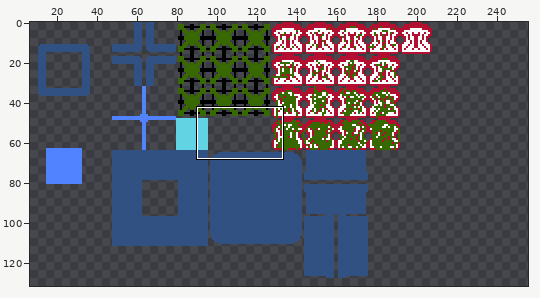
One commit to this pixel-art file: Assets/Raw/TileSets/4x_tiles.aseprite. The first picture is a wide view before the edit; the outline marks the close-up.
Close-up. Before:
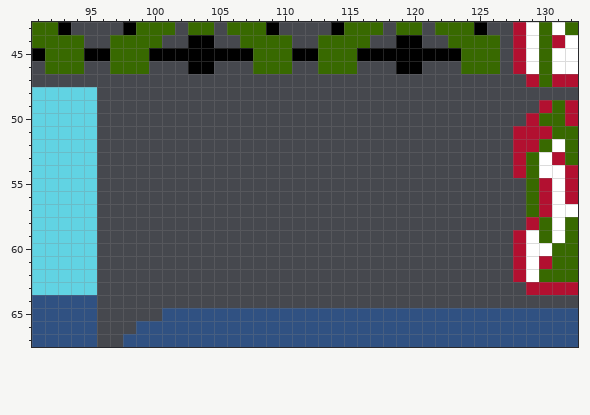
256x256 pixels, 1 frame. Colours within 5 levels of each other are drawn and written as one. Shown: x 91..132, y 43..67. The wide view leaves out empty margins. The commit also changed other parts of the picture, which this record leaves out.
After:
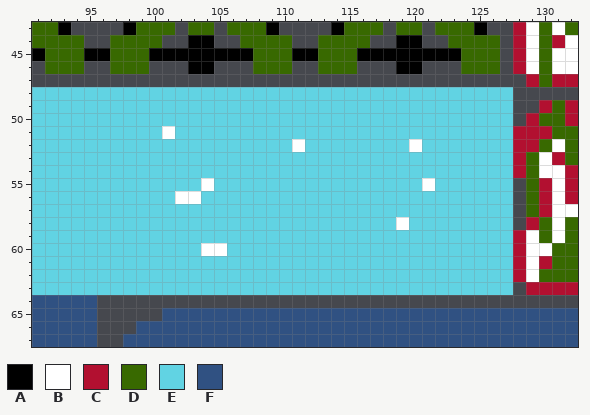
Palette (. is transparent): A #000000  B #ffffff  C #b21030  D #386900  E #61d3e3  F #305182
Diff:
Layer "Layer 1":
y 48..50: x 96..127 ................................ -> EEEEEEEEEEEEEEEEEEEEEEEEEEEEEEEE
y 51: x 96..127 ................................ -> EEEEEBEEEEEEEEEEEEEEEEEEEEEEEEEE
y 52: x 96..127 ................................ -> EEEEEEEEEEEEEEEBEEEEEEEEBEEEEEEE
y 53..54: x 96..127 ................................ -> EEEEEEEEEEEEEEEEEEEEEEEEEEEEEEEE
y 55: x 96..127 ................................ -> EEEEEEEEBEEEEEEEEEEEEEEEEBEEEEEE
y 56: x 96..127 ................................ -> EEEEEEBBEEEEEEEEEEEEEEEEEEEEEEEE
y 57: x 96..127 ................................ -> EEEEEEEEEEEEEEEEEEEEEEEEEEEEEEEE
y 58: x 96..127 ................................ -> EEEEEEEEEEEEEEEEEEEEEEEBEEEEEEEE
y 59: x 96..127 ................................ -> EEEEEEEEEEEEEEEEEEEEEEEEEEEEEEEE
y 60: x 96..127 ................................ -> EEEEEEEEBBEEEEEEEEEEEEEEEEEEEEEE
y 61..63: x 96..127 ................................ -> EEEEEEEEEEEEEEEEEEEEEEEEEEEEEEEE
